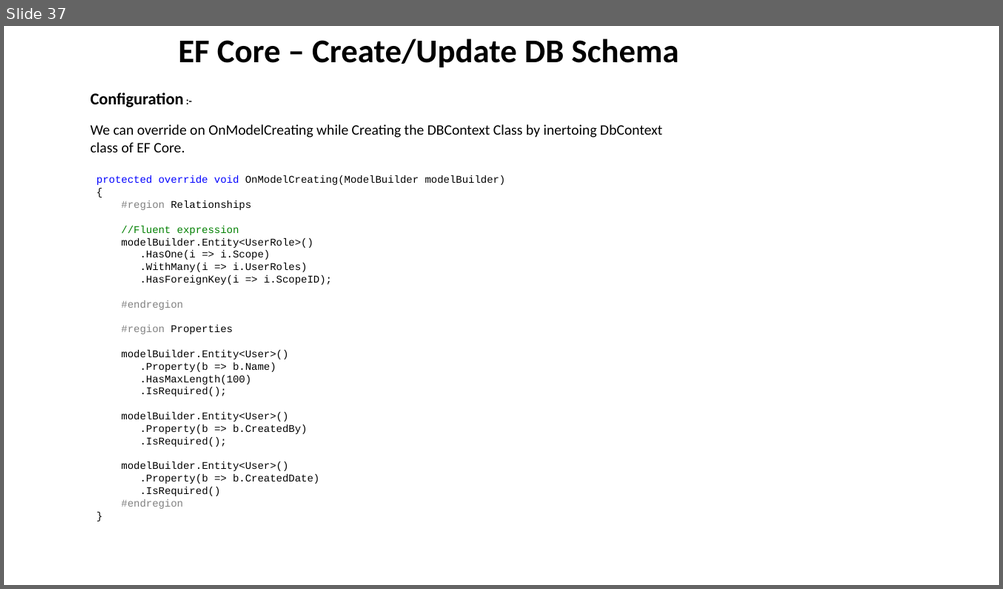
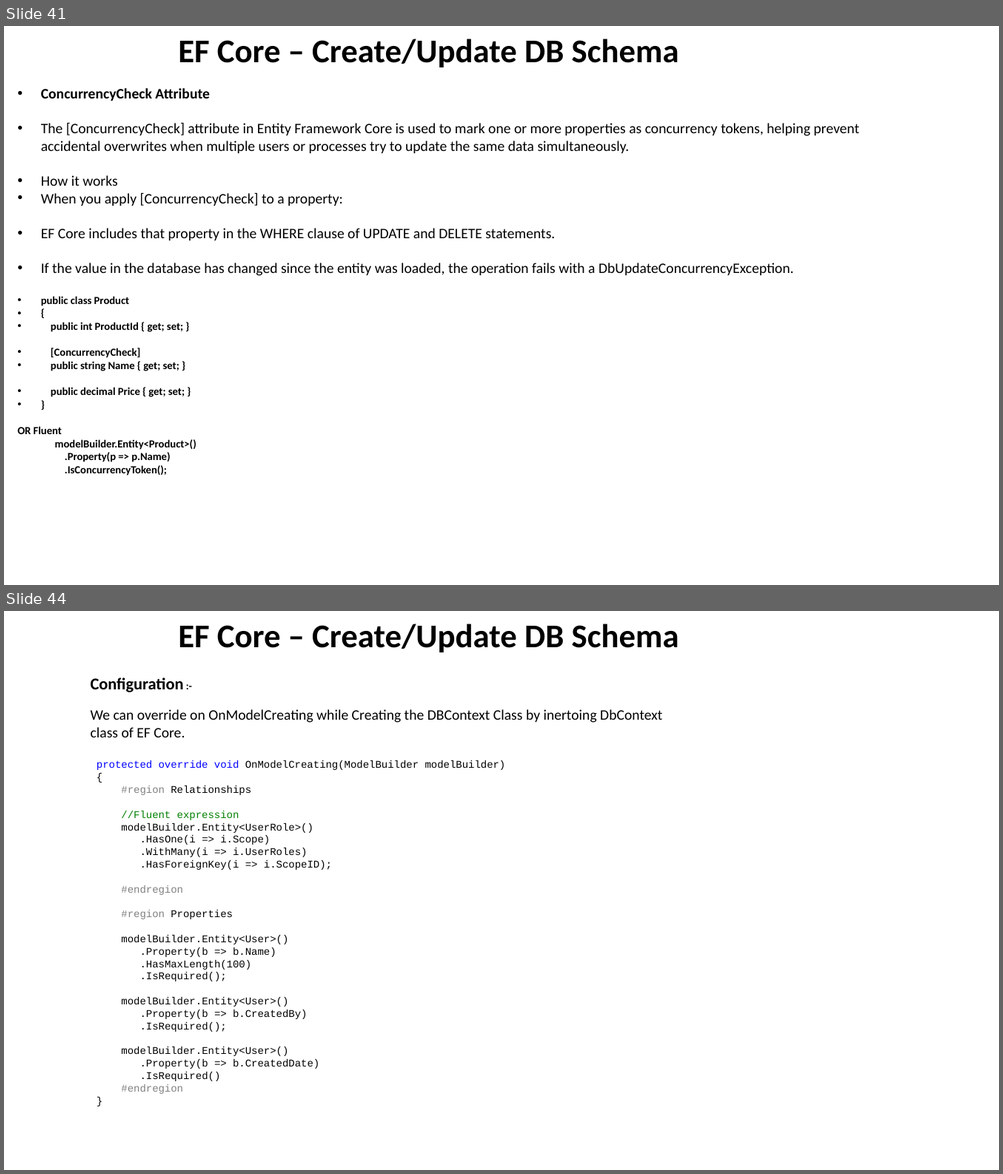
Before and after one commit to NareshESSPL/DotNetTraining, a slide deck: Documents/MVC.pptm. Shown one above the other, each under a label of ours: slide 37 before the commit, slides 41 and 44 after it; the slides between them are not shown. The pictures are 1003x589 and 1003x1174 pixels, drawn with LibreOffice and Linux fonts; fonts in the diff are those of the drawing. Boxes give left, top, right and bottom in pixels: in the first picture for what was removed or moved away, otherwise in the second. Text is boxed around its words. In the diff, an @@ line names an element or a change of style, - is before the commit and + after.

```diff
--- a/Documents/MVC.pptm
+++ b/Documents/MVC.pptm
@@ slide 41 added at [4,26,999,585], background #FFFFFF @@
@@ text added at [178,39,679,67], 32 pt, text #000000, bold @@
+EF Core – Create/Update DB Schema
@@ text added at [17,88,859,476], 14 pt, text #000000 @@
+• ConcurrencyCheck Attribute
+• The [ConcurrencyCheck] attribute in Entity Framework Core is used to mark one or more properties as concurrency tokens, helping prevent accidental overwrites when multiple users or processes try to update the same data simultaneously.
+• How it works
+• When you apply [ConcurrencyCheck] to a property:
+• EF Core includes that property in the WHERE clause of UPDATE and DELETE statements.
+• If the value in the database has changed since the entity was loaded, the operation fails with a DbUpdateConcurrencyException.
+• public class Product
+• {
+• public int ProductId { get; set; }
+• [ConcurrencyCheck]
+• public string Name { get; set; }
+• public decimal Price { get; set; }
+• }
+OR Fluent
+  modelBuilder.Entity<Product>()
+  .Property(p => p.Name)
+  .IsConcurrencyToken();
@@ what was slide 37 is now slide 44 @@
```
Also in this commit, not shown: 7 other slides added, 1 slide removed, 15 other files.
